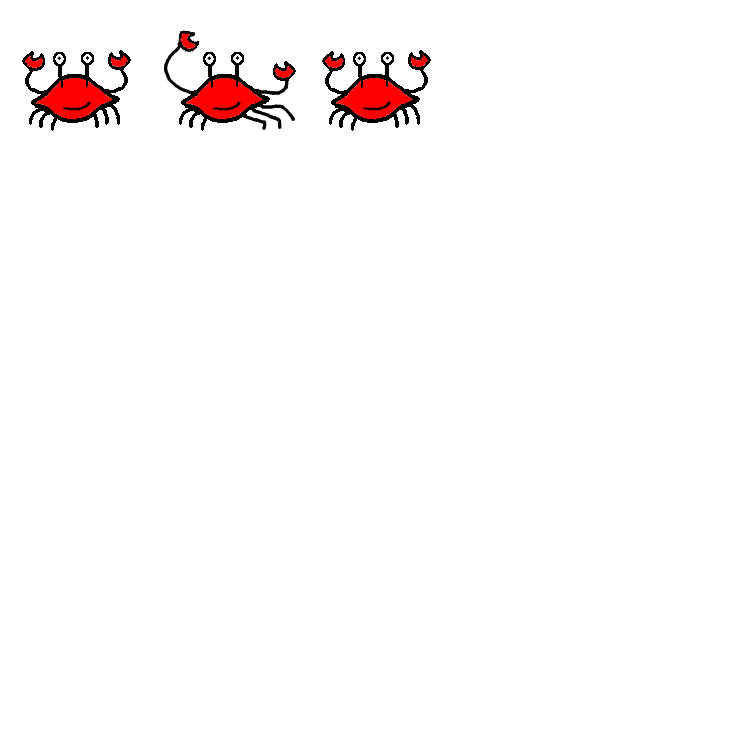
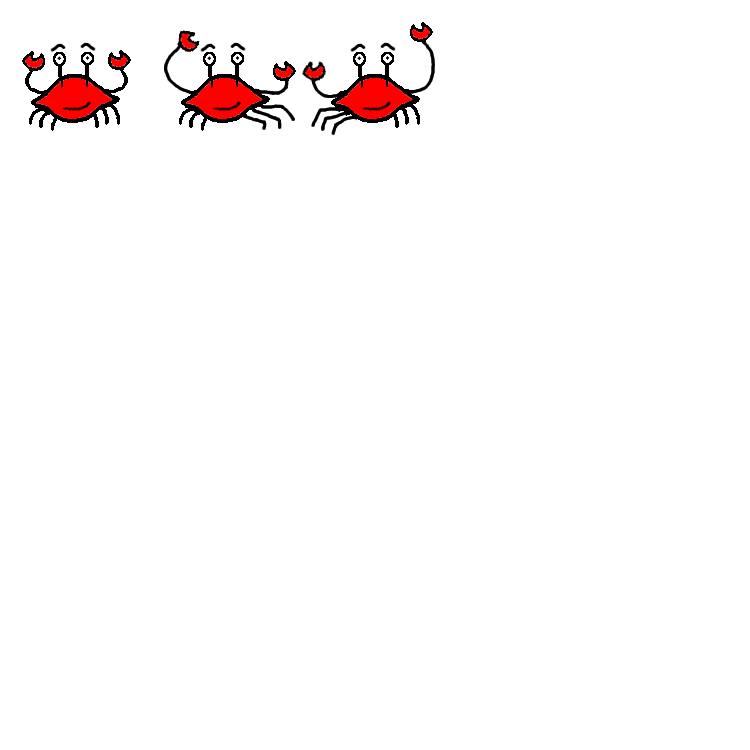
Layer changes from the first 750 x 750 image to the second:
painted on "Background" over box(50, 22, 435, 135)
showed "Layer" over box(50, 22, 435, 135)
